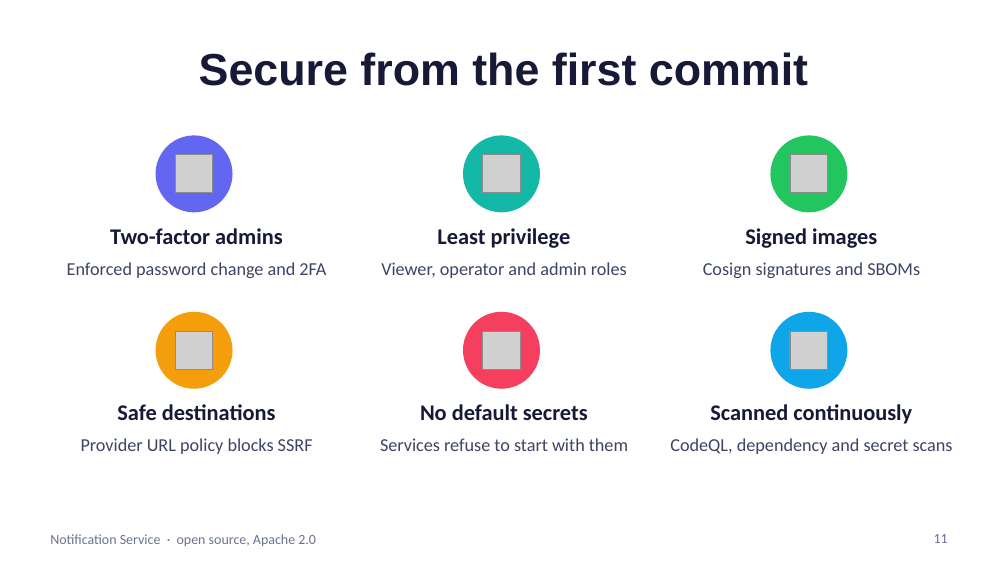
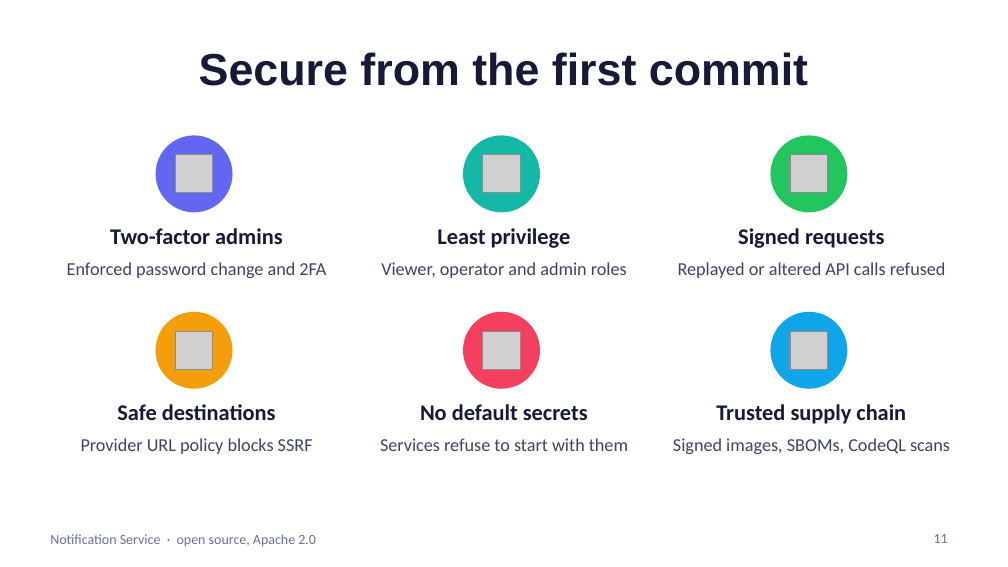
Before and after one commit to techeazyhq-cpu/notification-service, a slide deck: slide 11 of docs/presentation/notification-service.pptx. Drawn at 1008x567 pixels with LibreOffice and Linux fonts; fonts in the diff are those of the drawing; grey boxes stand for pictures. Boxes give left, top, right and bottom in pixels: in the first picture for what was removed or moved away, otherwise in the second. Text is boxed around its words. In the diff, an @@ line names an element or a change of style, - is before the commit and + after.

```diff
--- a/docs/presentation/notification-service.pptx
+++ b/docs/presentation/notification-service.pptx
@@ text at [738, 228, 884, 248]: text changed @@
-Signed images
+Signed requests
@@ text at [678, 262, 946, 278]: text changed @@
-Cosign signatures and SBOMs
+Replayed or altered API calls refused
@@ text at [716, 404, 906, 424]: text changed @@
-Scanned continuously
+Trusted supply chain
@@ text at [673, 438, 950, 454]: text changed @@
-CodeQL, dependency and secret scans
+Signed images, SBOMs, CodeQL scans
```
Also in this commit, not shown: 1 other slide changed, 6 other files.
